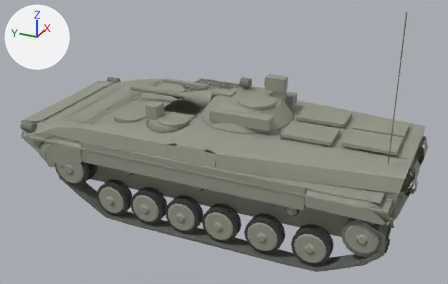
The glTF model assets/research/models/germ_bmp_1_ddr.glb: old version first, new version second.
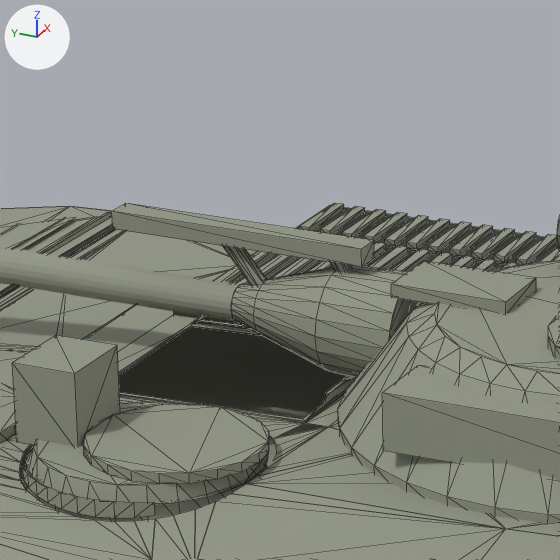
Old and new are each drawn whole from a camera (50 mm lens) standing at (-8.9, -4.08, 5.57) and looking at (-0.25, -0.18, 1.25) and again close up on the part from 32% to 54% of the width and 15% to 49% of the height. Arrows for +X, +Y and +Z are at upper left; the lights stay in place. The older version's two pictures come first. The close-ups show mesh edges as thin lines. Where no turn or scale is listed for an object, it has been applied to the vertices. Vertices at exactly the same position are counted once.

In view in the first close-up: 'CommanderStation', 'EngineDeckGrilles', 'HullArmour', 'HullHatchesAndRearDoors', 'MainGunAndMuzzleBrake', 'Mantlet', 'MissileLaunchRail', 'TurretArmour', 'TurretHatches', 'TurretStowageAndOptics'.
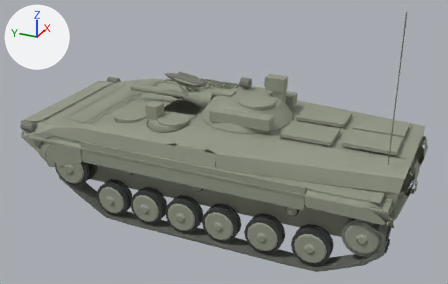
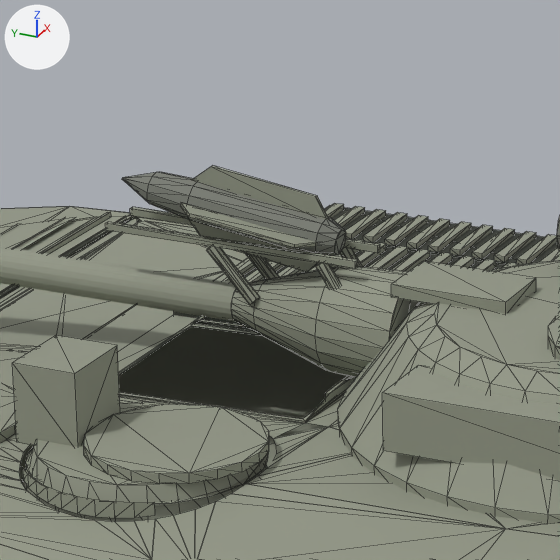
Where the change shows, as pixel boxes (x1, y1, x2, y2) in the close-ups (560 x 560 px):
```json
{"object": "Loaded9M14MMissile", "change": "added", "after": [122, 166, 346, 272], "faces in mat_metal (grey #797c73)": [122, 172, 346, 256], "faces in mat_paint (grey #939786)": [181, 166, 329, 272]}
{"object": "MissileLaunchRail", "change": "reshaped", "before": [112, 203, 374, 286], "after": [105, 207, 380, 305]}
{"part": 1, "of": "me_missilelaunchrail", "change": "added", "after": [105, 222, 358, 269]}
{"part": 2, "of": "me_missilelaunchrail", "change": "added", "after": [130, 207, 380, 253]}
{"part": 3, "of": "me_missilelaunchrail", "change": "added", "after": [316, 262, 340, 288]}
{"part": 4, "of": "me_missilelaunchrail", "change": "added", "after": [207, 244, 259, 305]}
{"part": 5, "of": "me_missilelaunchrail", "change": "added", "after": [340, 246, 363, 267], "on screen": "mostly hidden"}
{"part": 6, "of": "me_missilelaunchrail", "change": "added", "after": [246, 254, 279, 280]}
{"part": 7, "of": "me_missilelaunchrail", "change": "deleted", "before": [330, 262, 353, 272], "on screen": "mostly hidden"}
{"part": 8, "of": "me_missilelaunchrail", "change": "deleted", "before": [223, 246, 267, 286]}
{"part": 9, "of": "me_missilelaunchrail", "change": "deleted", "before": [112, 203, 374, 267]}
```

Edits to the scene script, one JSON object a line:
```json
{"block": "me_missilelaunchrail", "where": "# used by ob_missilelaunchrail; location = (0.0, 0.0, 0.0)"}
{"op": "remove", "block": "me_missilelaunchrail", "code": "me_missilelaunchrail.from_pydata(...)  # 40 vertices, 68 faces; spans x -0.043..0.043, y 0.228..1.071, z 1.886..2.109"}
{"op": "add", "block": "me_missilelaunchrail", "code": "me_missilelaunchrail.from_pydata(...)  # 80 vertices, 136 faces; spans x -0.095..0.095, y 0.234..1.07, z 1.889..2.084"}
{"block": "me_missilelaunchrail", "change": "me_missilelaunchrail part 1: a new loose piece, a box spanning x -0.084..-0.066, y 0.245..1.07, z 2.062..2.084, in mat_paint (grey #939786)"}
{"block": "me_missilelaunchrail", "change": "me_missilelaunchrail part 2: a new loose piece, a box spanning x 0.066..0.084, y 0.245..1.07, z 2.062..2.084, in mat_paint (grey #939786)"}
{"block": "me_missilelaunchrail", "change": "me_missilelaunchrail part 3: a new loose piece of 16 vertices spanning x -0.095..-0.055, y 0.234..0.376, z 1.889..2.071, in mat_paint (grey #939786)"}
{"block": "me_missilelaunchrail", "change": "me_missilelaunchrail part 4: a new loose piece of 16 vertices spanning x -0.095..-0.055, y 0.566..0.734, z 1.897..2.073, in mat_paint (grey #939786)"}
{"block": "me_missilelaunchrail", "change": "me_missilelaunchrail part 5: a new loose piece of 16 vertices spanning x 0.055..0.095, y 0.234..0.376, z 1.889..2.071, in mat_paint (grey #939786)"}
{"block": "me_missilelaunchrail", "change": "me_missilelaunchrail part 6: a new loose piece of 16 vertices spanning x 0.055..0.095, y 0.566..0.734, z 1.897..2.073, in mat_paint (grey #939786)"}
{"block": "me_missilelaunchrail", "change": "me_missilelaunchrail part 7: the loose piece of 16 vertices spanning x -0.026..0.026, y 0.228..0.382, z 1.886..2.094 is deleted"}
{"block": "me_missilelaunchrail", "change": "me_missilelaunchrail part 8: the loose piece of 16 vertices spanning x -0.026..0.026, y 0.56..0.74, z 1.894..2.096 is deleted"}
{"block": "me_missilelaunchrail", "change": "me_missilelaunchrail part 9"}
{"block": "me_missilelaunchrail", "change": "8 vertices are removed from x -0.043..0.043, y 0.245..1.071, z 2.053..2.109"}
{"block": "me_missilelaunchrail", "change": "12 faces are deleted"}
{"op": "add", "block": "me_loaded9m14mmissile", "code": ["me_loaded9m14mmissile = bpy.data.meshes.new('Loaded9M14MMissile')", "me_loaded9m14mmissile.from_pydata(...)  # 92 vertices, 164 faces; spans x -0.119..0.119, y 0.329..1.054, z 1.998..2.28", "# faces by material slot: [48, 116]", "me_loaded9m14mmissile.materials.append(mat_paint)  # grey #939786", "me_loaded9m14mmissile.materials.append(mat_metal)  # grey #797c73"]}
{"op": "add", "block": "ob_loaded9m14mmissile", "code": ["ob_loaded9m14mmissile = bpy.data.objects.new('Loaded9M14MMissile', me_loaded9m14mmissile)", "ob_loaded9m14mmissile.location = (0.0, 0.0, 0.0)"]}
```
